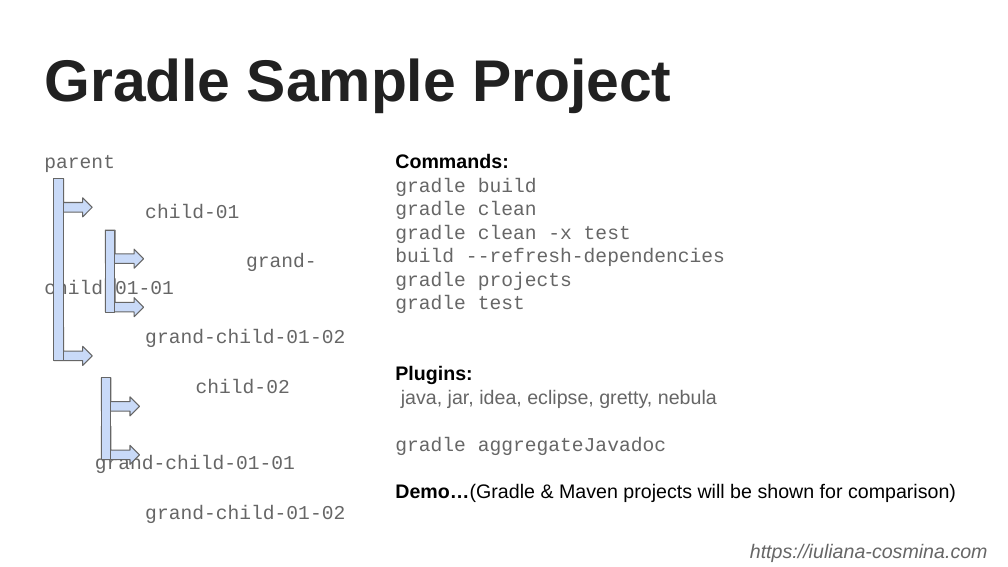
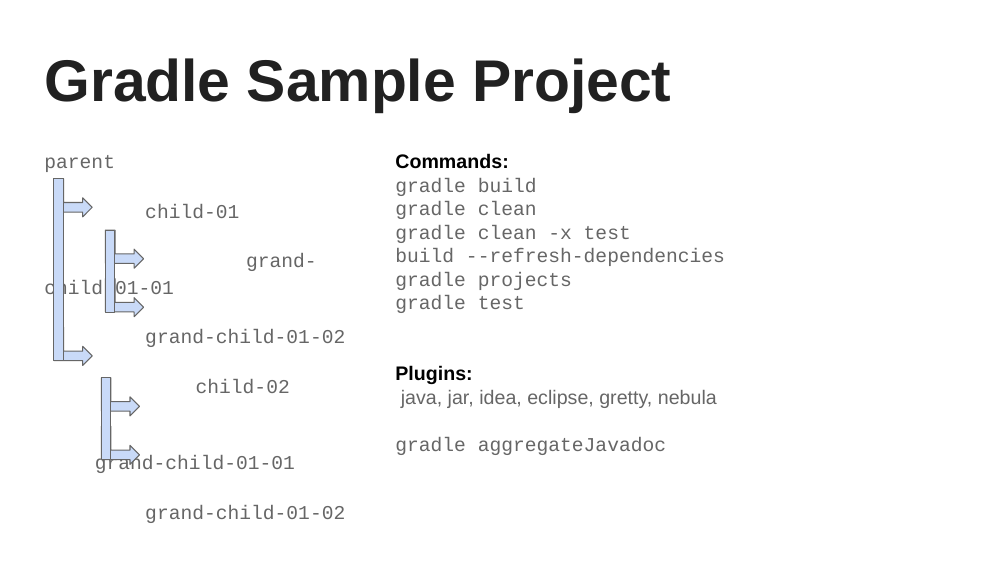
Before and after one commit to balag3/mavenVSgradle, a slide deck: slide 4 of mavenVSGradle.odp. Drawn at 1008x567 pixels with LibreOffice and Linux fonts; fonts in the diff are those of the drawing. Boxes give left, top, right and bottom in pixels: in the first picture for what was removed or moved away, otherwise in the second. Text is boxed around its words. In the diff, an @@ line names an element or a change of style, - is before the commit and + after.

```diff
--- a/mavenVSGradle.odp
+++ b/mavenVSGradle.odp
@@ text at (395, 483, 956, 502): paragraph removed @@
-Demo…(Gradle & Maven projects will be shown for comparison)
@@ text removed at (750, 544, 988, 562) @@
-https://iuliana-cosmina.com
```
Also in this commit, not shown: 2 slides added, 2 other files.
